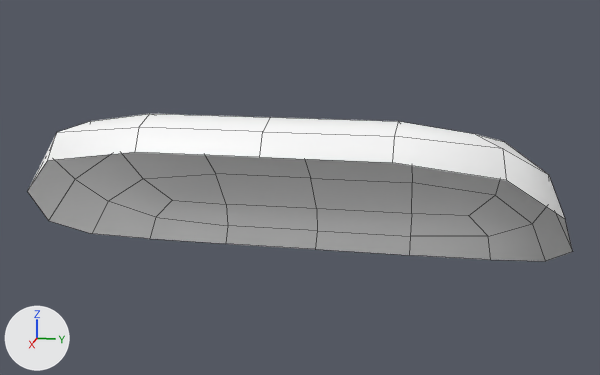
An edit to the FBX model public/source/almohada.fbx, drawn before and after from the same camera.
One viewpoint serves both versions: a camera (50 mm lens) standing at (3.374, -0.639, 0.971) and looking at (2.641, -0.786, 0.788). The axes (+X, +Y, +Z) are drawn at lower left. The lights are the same throughout. Mesh edges are drawn as thin lines. Where no turn or scale is listed for an object, it has been applied to the vertices.

In view in the first picture: 'pasted__polySurface89'.
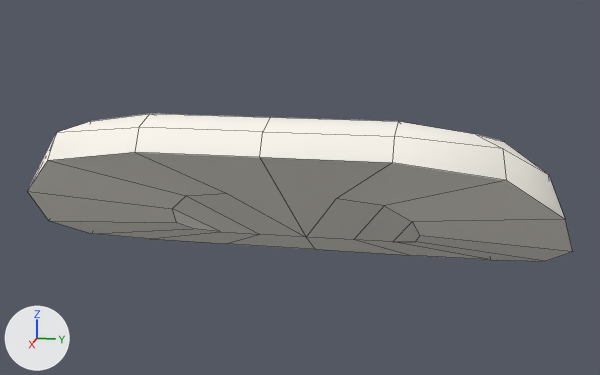
Where the newer file only moved an object's origin or applied its transform, the numbers keep the older frame.

Where the change shows, as pixel boxes [x1, y1, x2, y2] in the pictures (600 x 375 px):
part 1 of me_mesh, added: after [27, 152, 573, 261]
part 2 of me_mesh, recoloured: before [27, 121, 573, 261]; after [29, 121, 565, 219]

Diff of the bpy script that builds the scene:
```diff
--- a/public/source/almohada.fbx.py
+++ b/public/source/almohada.fbx.py
@@ mat_blinn16 @@
+mat_blinn16 = principled_material('blinn16')
+mat_blinn16.base_color = (1.0, 0.958, 0.878)  # white #fffaf1
+mat_blinn16.roughness = 0.749
@@ me_mesh @@
 # used by ob_pasted__polysurface89; location = (2.6414, -0.787, 0.7828)
-me_mesh.from_pydata(...)  # 57 vertices, 48 faces; spans x -0.124..0.128, y -0.243..0.243, z -0.092..0.085
+me_mesh.from_pydata(...)  # 72 vertices, 70 faces; spans x -0.124..0.128, y -0.243..0.243, z -0.092..0.085
+# me_mesh part 1
+# 15 vertices are added at x -0.048..0.066, y -0.115..0.113, z -0.058..0.014
+# 22 new faces join them
+# me_mesh part 2: 48 faces spanning x -0.124..0.128, y -0.243..0.243, z -0.092..0.085 switch from mat_lambert2 (white #ffffff) to mat_blinn16 (white #fffaf1)
```
